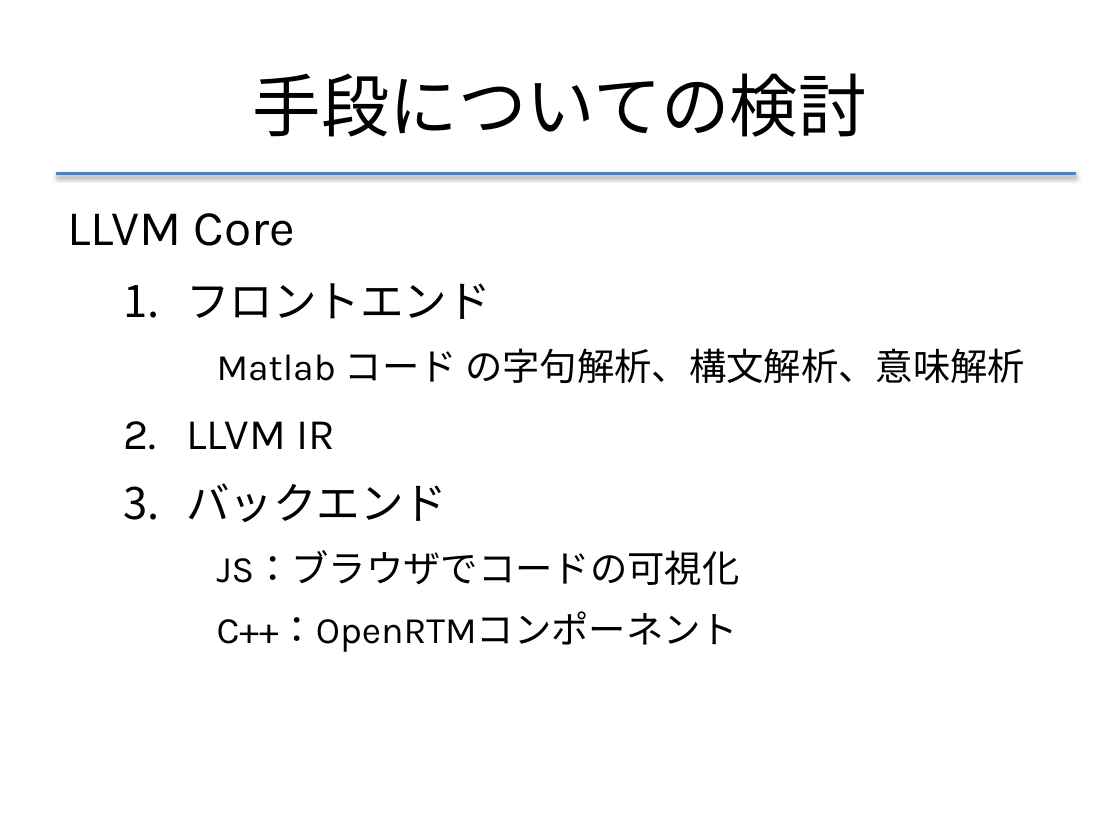
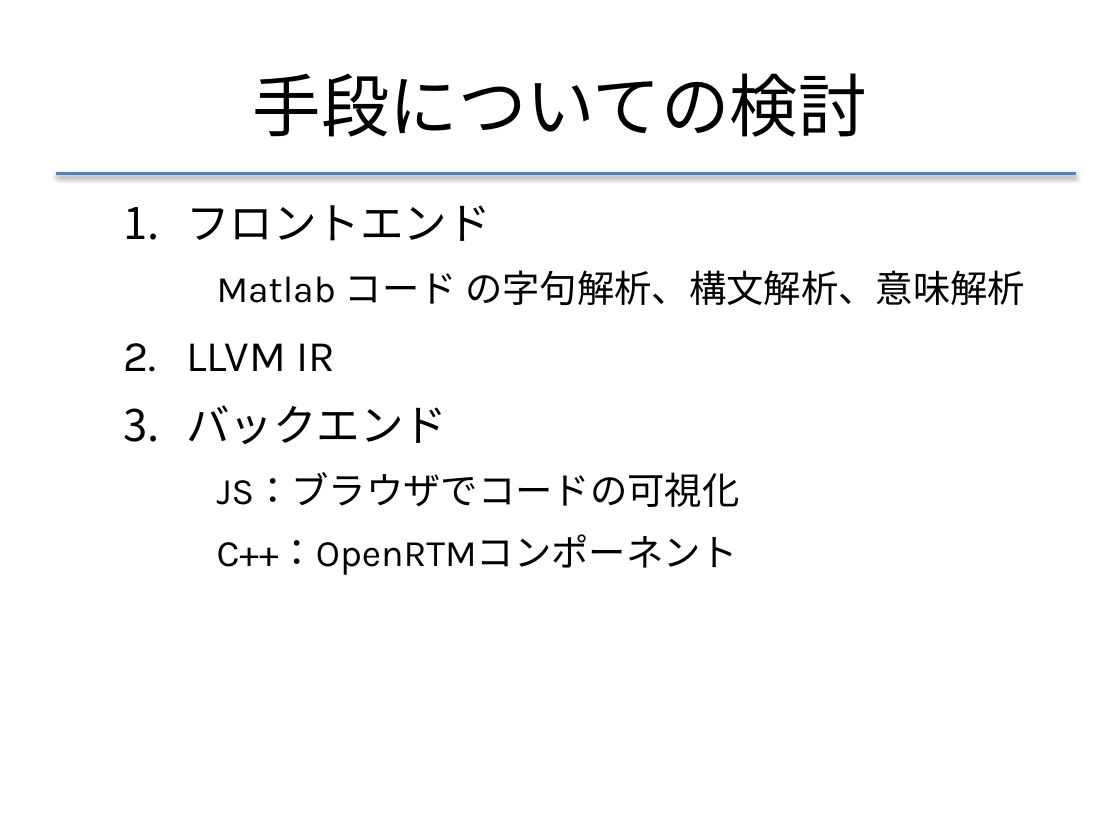
Before and after one commit to f-akazawa/akaz_uecdevelop, a slide deck: slide 15 of doc/中間発表資料.pptx (slide 19 before the commit). Drawn at 1120x840 pixels with LibreOffice and Linux fonts; fonts in the diff are those of the drawing. Boxes give left, top, right and bottom in pixels: in the first picture for what was removed or moved away, otherwise in the second. Text is boxed around its words. In the diff, an @@ line names an element or a change of style, - is before the commit and + after.

```diff
--- a/doc/中間発表資料.pptx
+++ b/doc/中間発表資料.pptx
@@ text at [67,213,295,246]: paragraph removed @@
-LLVM Core
```
Also in this commit, not shown: 5 other slides changed, 3 slides added.
